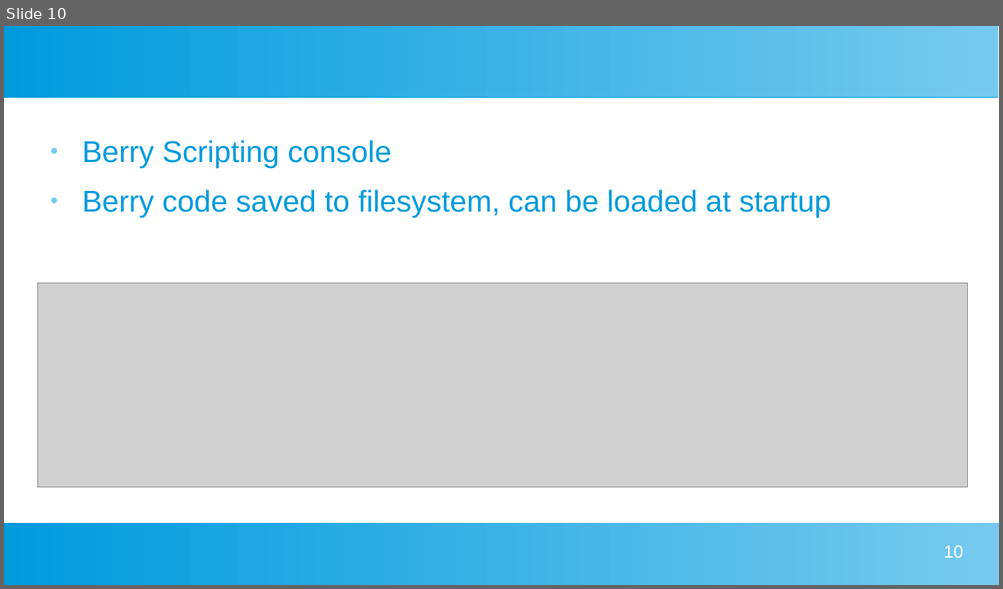
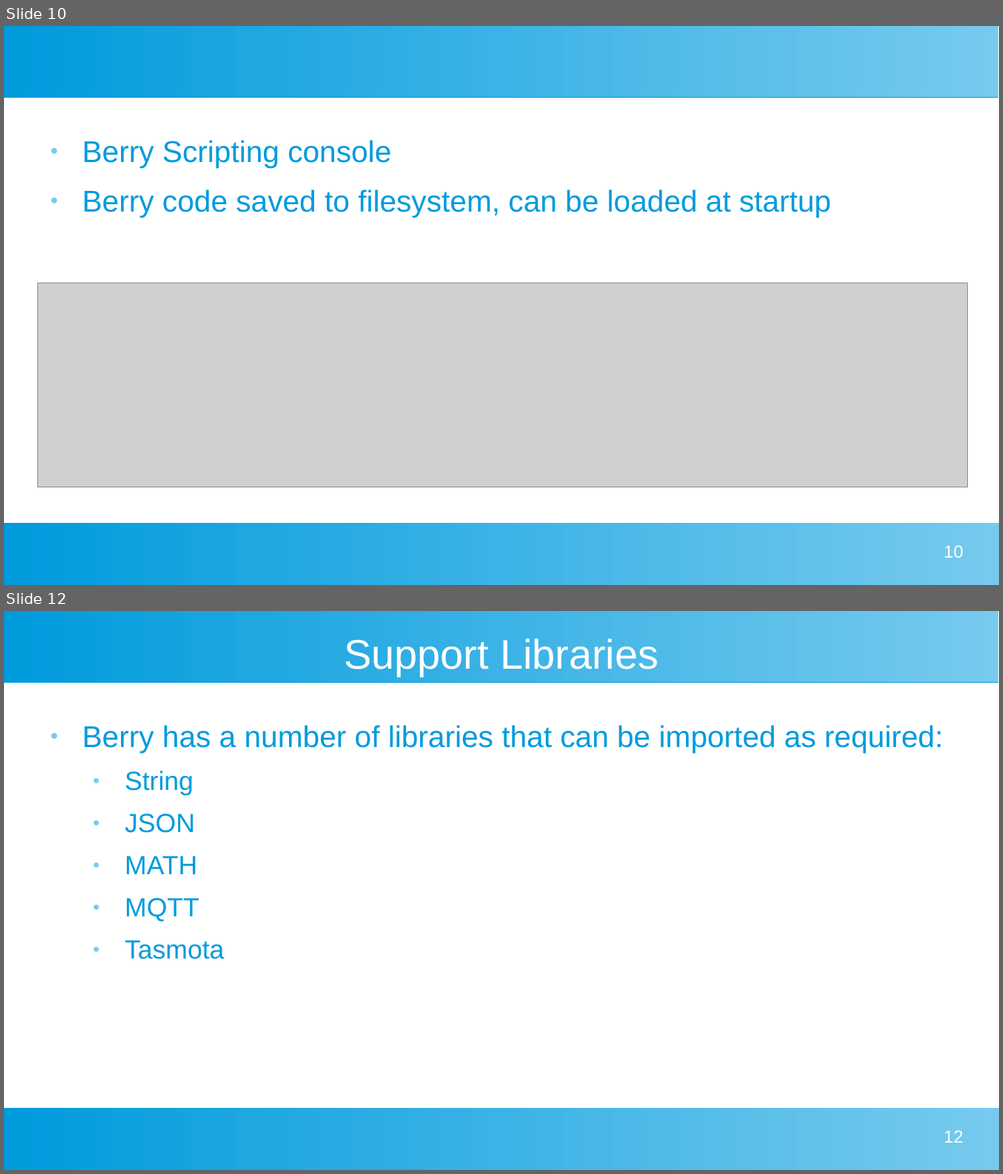
Before and after one commit to darrylb123/EO2024, a slide deck: EO2024-Tasmota+Berry.odp. Shown one above the other, each under a label of ours: slide 10 before the commit, slides 10 and 12 after it; the slides between them are not shown. The pictures are 1003x589 and 1003x1174 pixels, drawn with LibreOffice and Linux fonts; fonts in the diff are those of the drawing; grey boxes stand for pictures. Boxes give left, top, right and bottom in pixels: in the first picture for what was removed or moved away, otherwise in the second. Text is boxed around its words. In the diff, an @@ line names an element or a change of style, - is before the commit and + after.

```diff
--- a/EO2024-Tasmota+Berry.odp
+++ b/EO2024-Tasmota+Berry.odp
@@ slide 12 added at (x1=4, y1=611, x2=999, y2=1170), background #FFFFFF; not listed: 2 template elements that a slide beside it also shows @@
@@ title added at (x1=344, y1=638, x2=658, y2=676), 33 pt, text #FFFFFF @@
+Support Libraries
@@ text added at (x1=82, y1=725, x2=942, y2=960), 24 pt, text #009BDD @@
+● Berry has a number of libraries that can be imported as required:
+  ● String
+  ● JSON
+  ● MATH
+  ● MQTT
+  ● Tasmota
@@ page number added at (x1=943, y1=1130, x2=962, y2=1143), 14 pt, text #FFFFFF @@
+12
```
Also in this commit, not shown: 1 slide changed, 2 other slides added.
